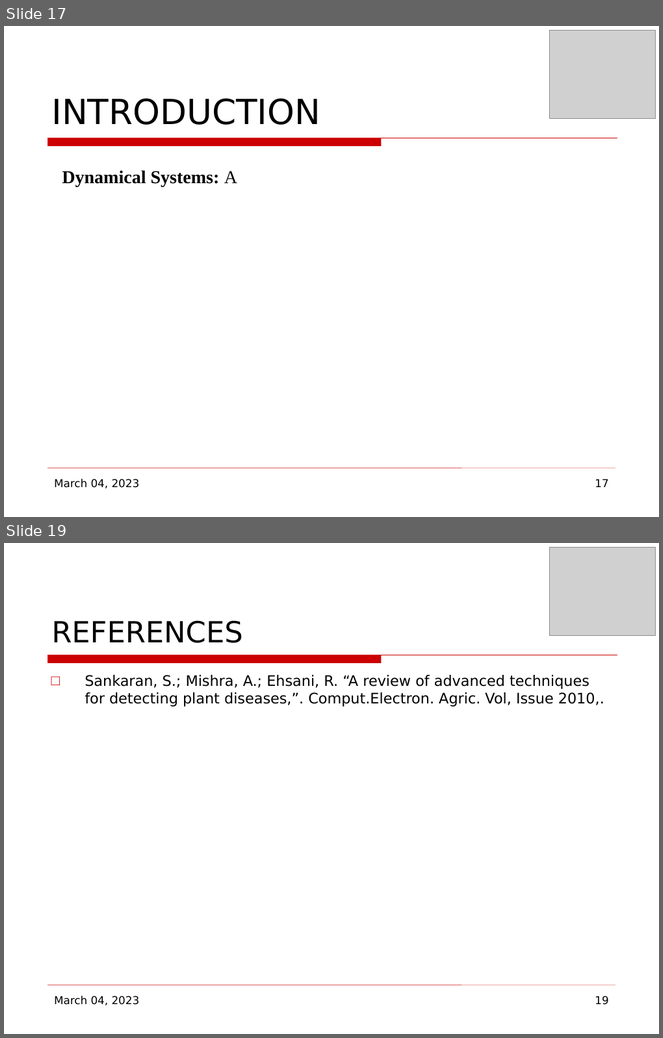
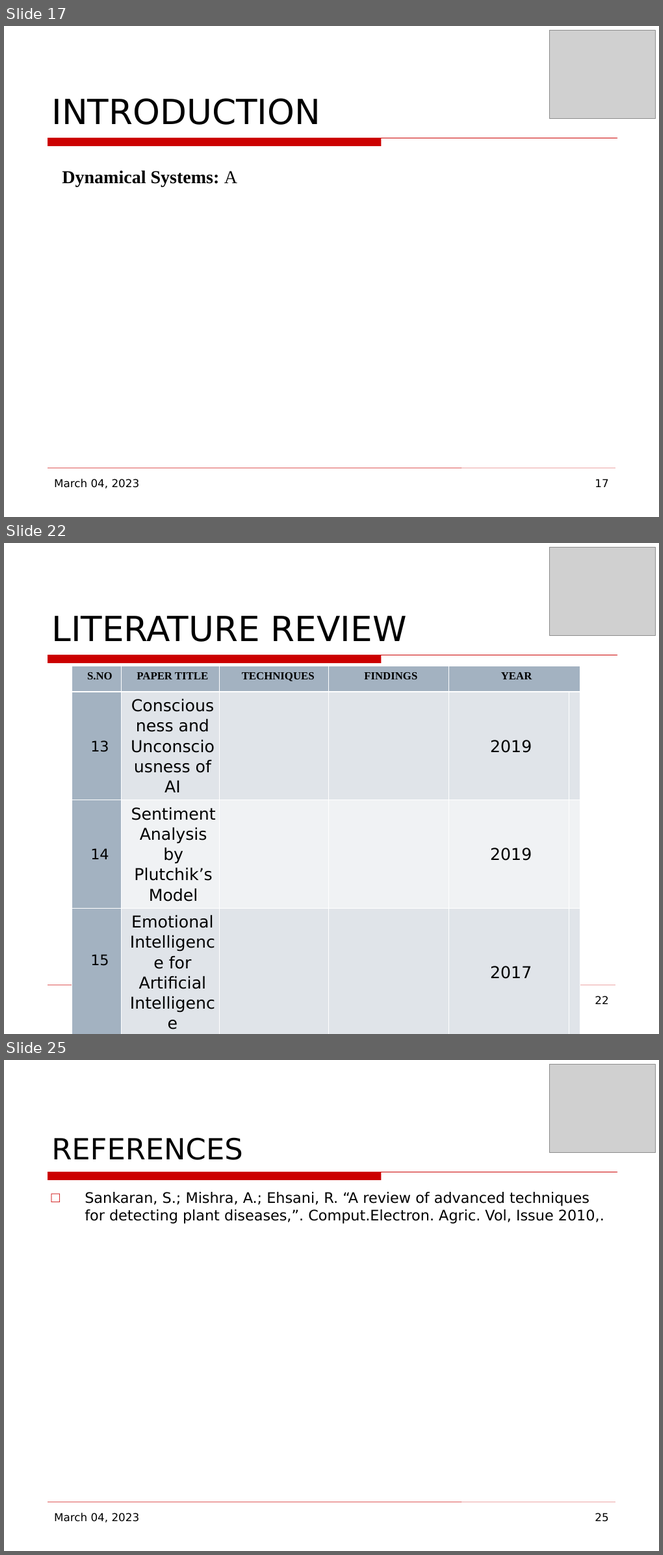
Before and after one commit to mohitlabs/Research, a slide deck: Emotionally Intelligent Machines(EIM's) & Sentiment Synthesis based on Ancient Vedic Astrology/Conference Paper.odp. Shown one above the other, each under a label of ours: slides 17 and 19 before the commit, slides 17, 22 and 25 after it; the slides between them are not shown. The pictures are 663x1038 and 663x1555 pixels, drawn with LibreOffice and Linux fonts; fonts in the diff are those of the drawing; grey boxes stand for pictures; background and template pictures are left out. Boxes give left, top, right and bottom in pixels: in the first picture for what was removed or moved away, otherwise in the second. Text is boxed around its words. In the diff, an @@ line names an element or a change of style, - is before the commit and + after.

```diff
--- a/Emotionally Intelligent Machines(EIM's) & Sentiment Synthesis based on Ancient Vedic Astrology/Conference Paper.odp
+++ b/Emotionally Intelligent Machines(EIM's) & Sentiment Synthesis based on Ancient Vedic Astrology/Conference Paper.odp
@@ slide 22 added at bbox=[4, 543, 659, 1034], background picture (left out); not listed: 2 template elements that a slide beside it also shows @@
@@ picture added at bbox=[550, 548, 655, 636] @@
@@ title added at bbox=[51, 616, 407, 642], 38 pt, text #000000 @@
+LITERATURE REVIEW
@@ table added at bbox=[72, 667, 574, 992], 4 rows, 6 columns @@
+S.NO | PAPER TITLE | TECHNIQUES | FINDINGS | YEAR | 
+13 | Consciousness and Unconsciousness of AI |  |  | 2019 | 
+14 | Sentiment Analysis by Plutchik’s Model |  |  | 2019 | 
+15 | Emotional Intelligence for Artificial Intelligence |  |  | 2017 | 
@@ page number added at bbox=[595, 996, 608, 1005], 12 pt, text #000000 @@
+22
@@ what was slide 19 is now slide 25 @@
@@ page number at bbox=[595, 1513, 608, 1522]: text changed @@
-19
+25
```
Also in this commit, not shown: 2 slides changed, 5 other slides added, 1 other file.
